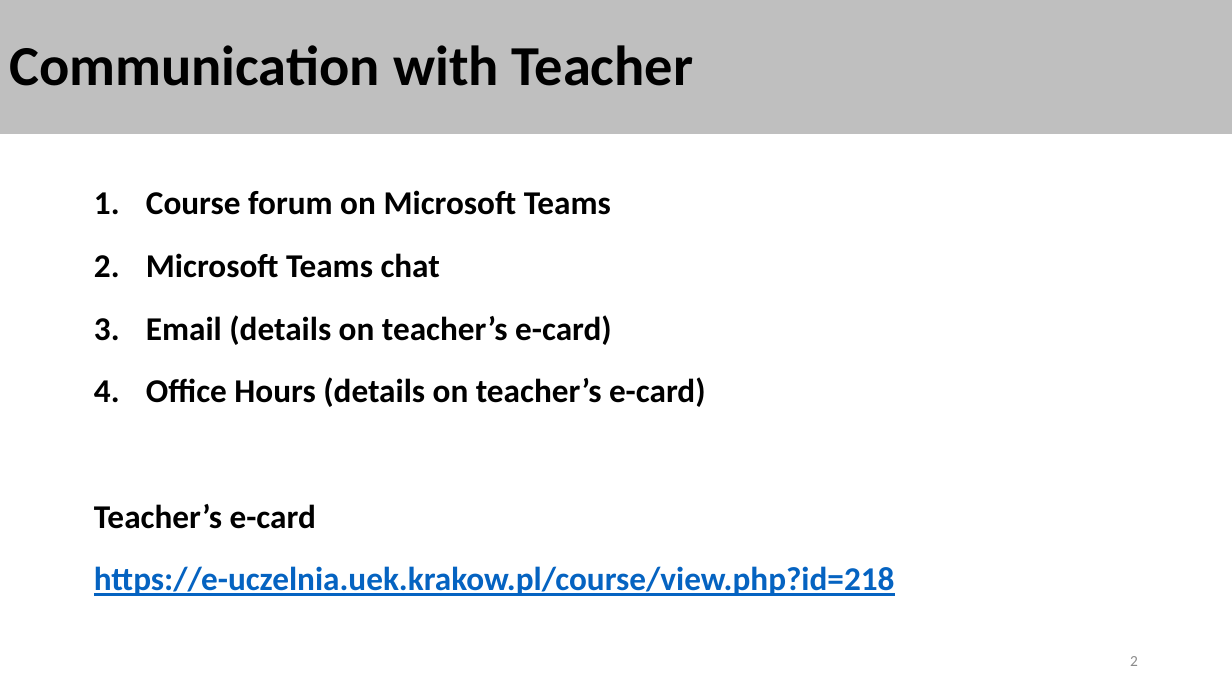
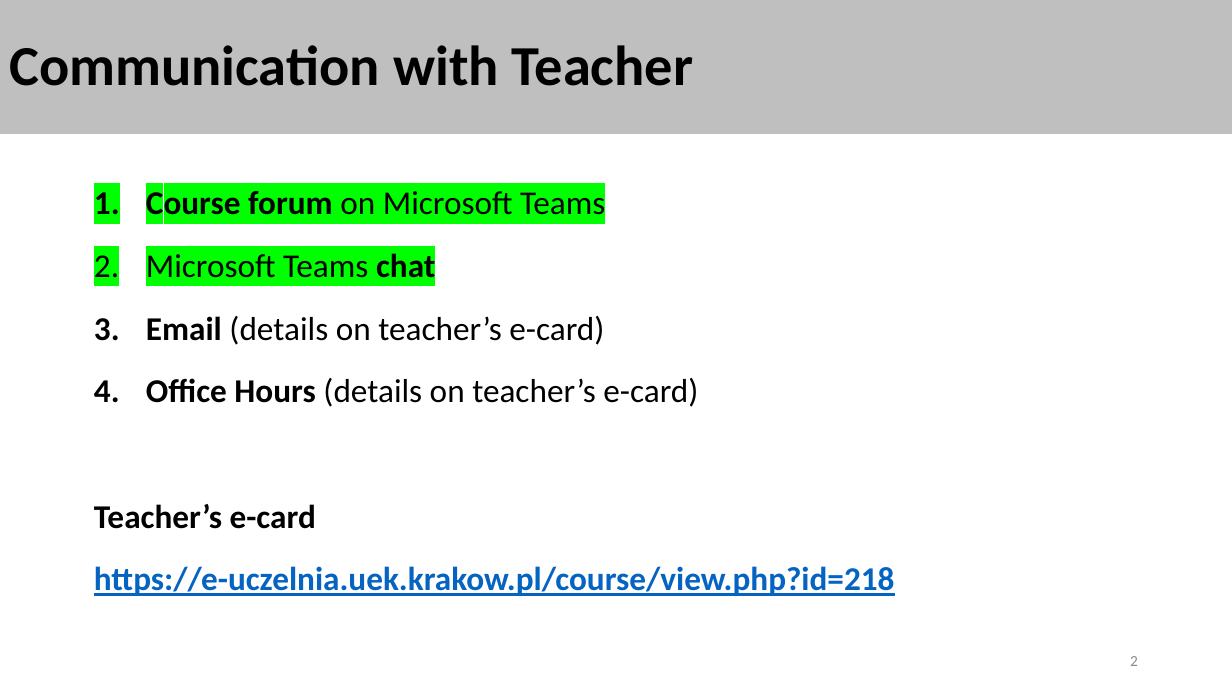
Before and after one commit to stalj/prg-basics, a slide deck: slide 2 of 01-CourseIntroduction/CourseIntroduction.pptx. Drawn at 1232x693 pixels with LibreOffice and Linux fonts; fonts in the diff are those of the drawing. Boxes give left, top, right and bottom in pixels: in the first picture for what was removed or moved away, otherwise in the second. Text is boxed around its words. In the diff, an @@ line names an element or a change of style, - is before the commit and + after.

```diff
--- a/01-CourseIntroduction/CourseIntroduction.pptx
+++ b/01-CourseIntroduction/CourseIntroduction.pptx
@@ text at (146,187,698,407): highlight none to #00FF00 in "Course forum on Microsoft Teams", "Microsoft Teams chat"; bold off in "on Microsoft Teams", "Microsoft Teams", "(details on teacher’s e-card)", "(details on teacher’s e-card)" @@
```
Also in this commit, not shown: 2 other slides changed, 1 slide removed, 2 other files.
